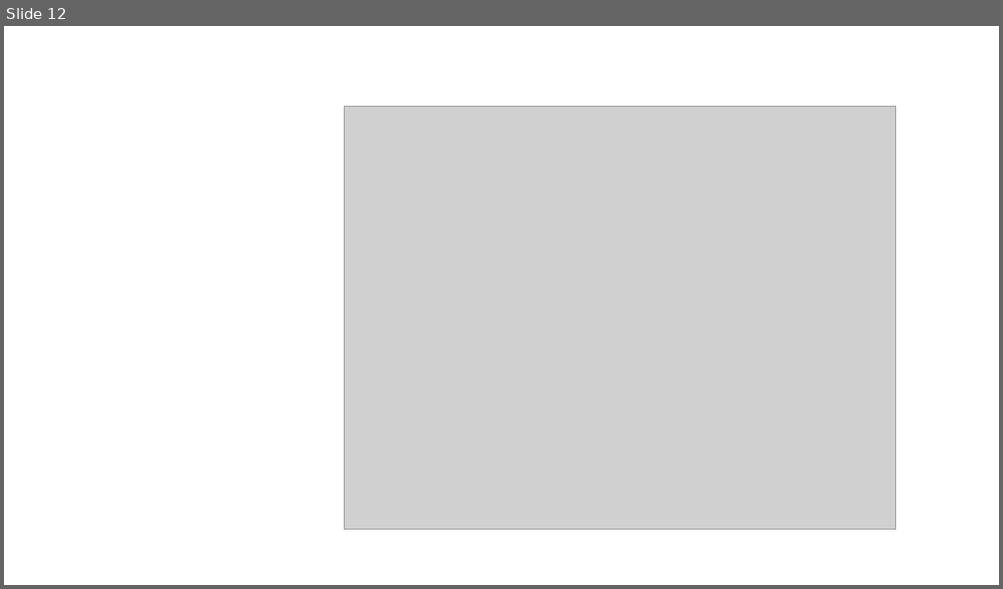
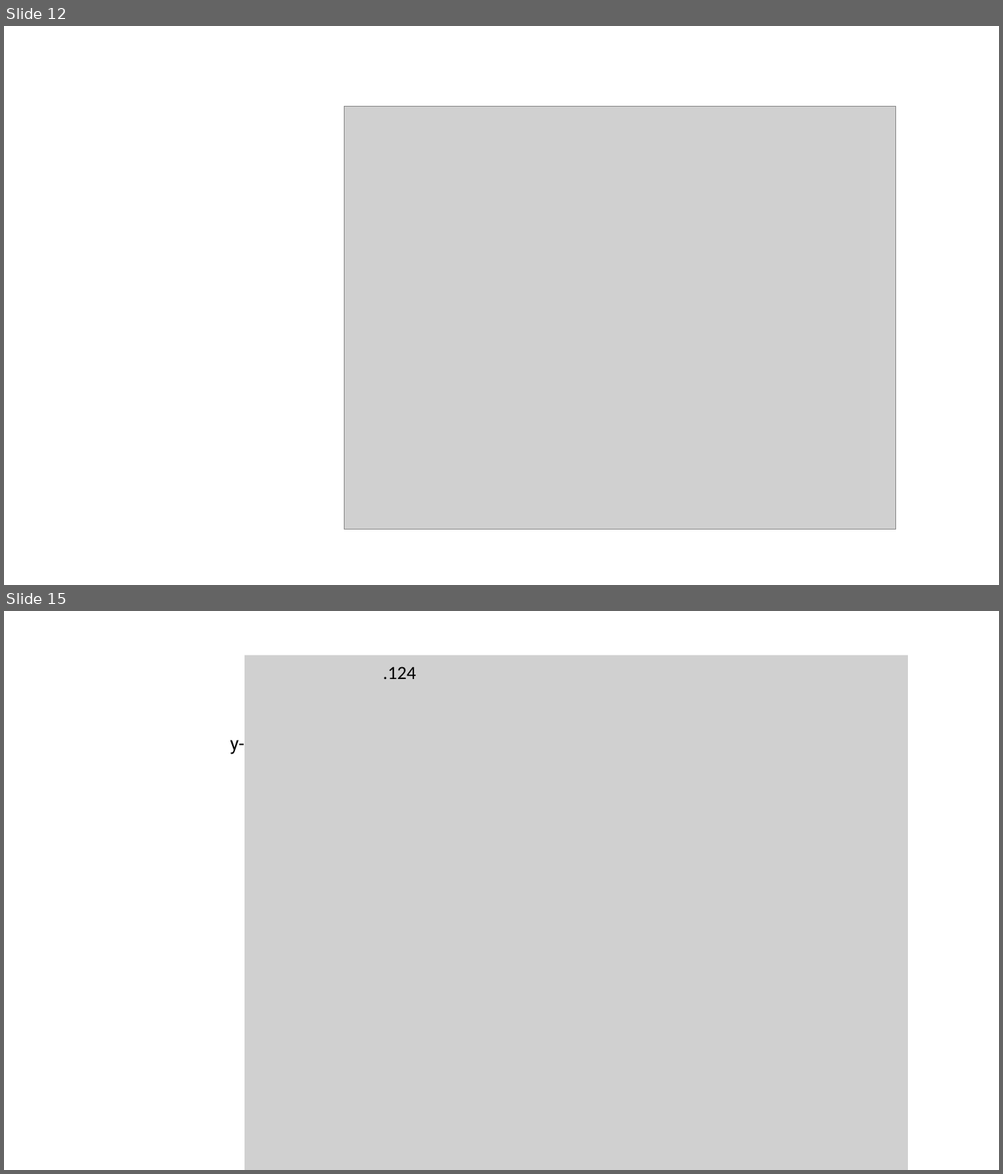
Before and after one commit to jiawei-zhang-a/Pendulum-beta, a slide deck: doc/illustrations.pptx. Shown one above the other, each under a label of ours: slide 12 before the commit, slides 12 and 15 after it; the slides between them are not shown. The pictures are 1003x589 and 1003x1174 pixels, drawn with LibreOffice and Linux fonts; fonts in the diff are those of the drawing; grey boxes stand for pictures. Boxes give left, top, right and bottom in pixels: in the first picture for what was removed or moved away, otherwise in the second. Text is boxed around its words. In the diff, an @@ line names an element or a change of style, - is before the commit and + after.

```diff
--- a/doc/illustrations.pptx
+++ b/doc/illustrations.pptx
@@ slide 15 added at (4,611,999,1170), background #FFFFFF @@
@@ picture added at (244,655,908,1170) @@
@@ text added at (383,667,416,679), 18 pt, text #000000 @@
+.124
@@ text added at (230,733,398,755), 18 pt, text #000000 @@
+y-x+\sin\left(x\right)
```
Also in this commit, not shown: 3 other slides added, 6 other files.
